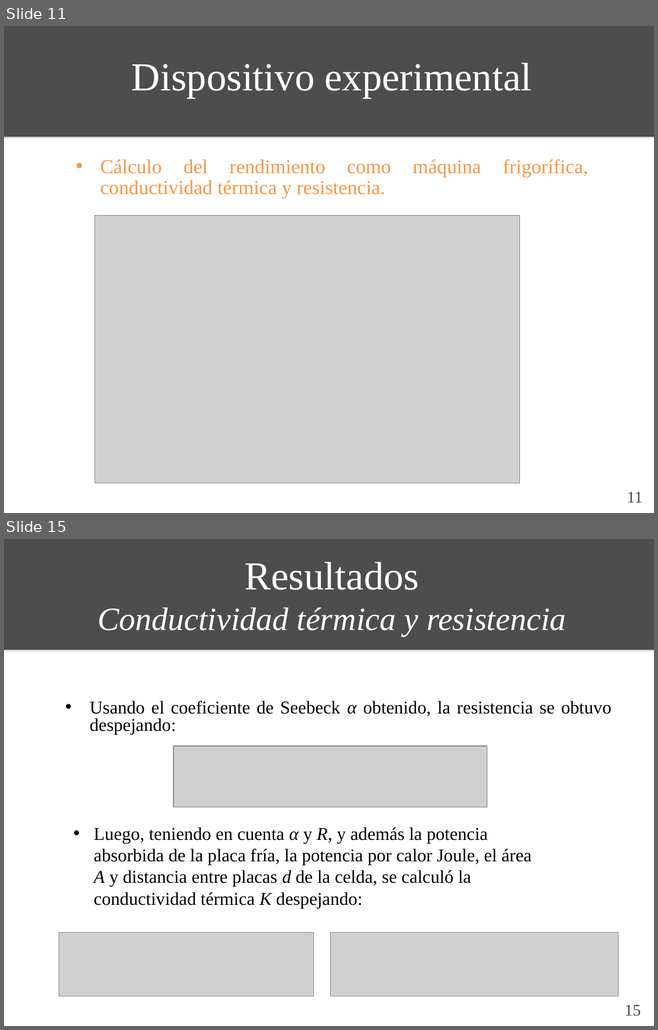
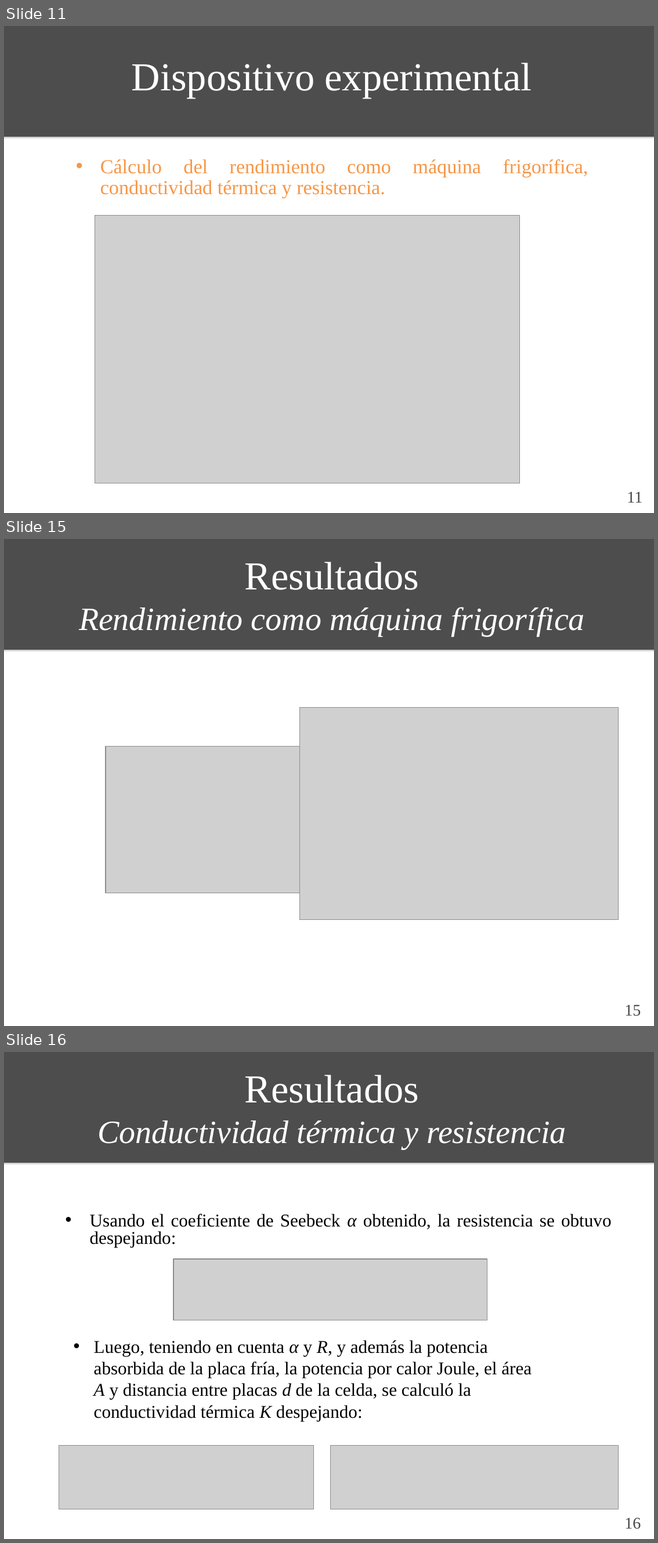
Before and after one commit to ignaciop/laboratorio4, a slide deck: practica_especial/presentacion/presentacion_pe.ppt. Shown one above the other, each under a label of ours: slides 11 and 15 before the commit, slides 11, 15 and 16 after it; the slides between them are not shown. The pictures are 658x1030 and 658x1543 pixels, drawn with LibreOffice and Linux fonts; fonts in the diff are those of the drawing; grey boxes stand for pictures. Boxes give left, top, right and bottom in pixels: in the first picture for what was removed or moved away, otherwise in the second. Text is boxed around its words. In the diff, an @@ line names an element or a change of style, - is before the commit and + after.

```diff
--- a/practica_especial/presentacion/presentacion_pe.ppt
+++ b/practica_especial/presentacion/presentacion_pe.ppt
@@ slide 15 added at (4,539,654,1026), background #FFFFFF @@
@@ rectangle added at (4,539,654,649), fill #4D4D4D, outline #4D4D4D 0.74 pt @@
@@ rectangle added at (70,547,595,641), outline #4D4D4D 0.74 pt, 36 pt, text #FFFFFF, italic @@
+Resultados
+Rendimiento como máquina frigorífica
@@ picture added at (300,708,618,920) @@
@@ picture added at (106,746,300,893) @@
@@ page number added at (624,1005,640,1016), 18 pt, text #474747 @@
+15
@@ what was slide 15 is now slide 16 @@
@@ page number at (624,1518,640,1529): text changed @@
-15
+16
```
Also in this commit, not shown: 4 slides changed, 2 other files.
